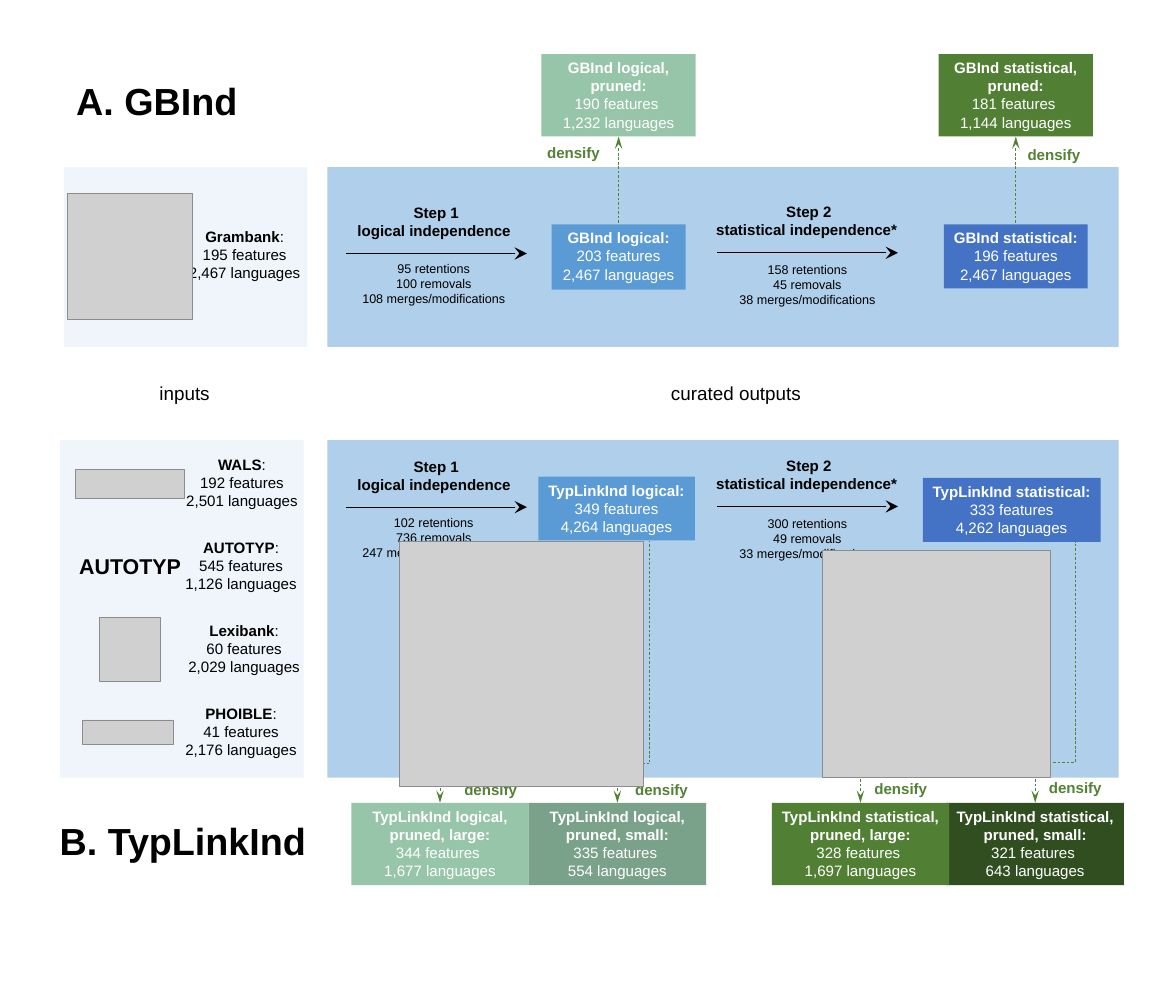
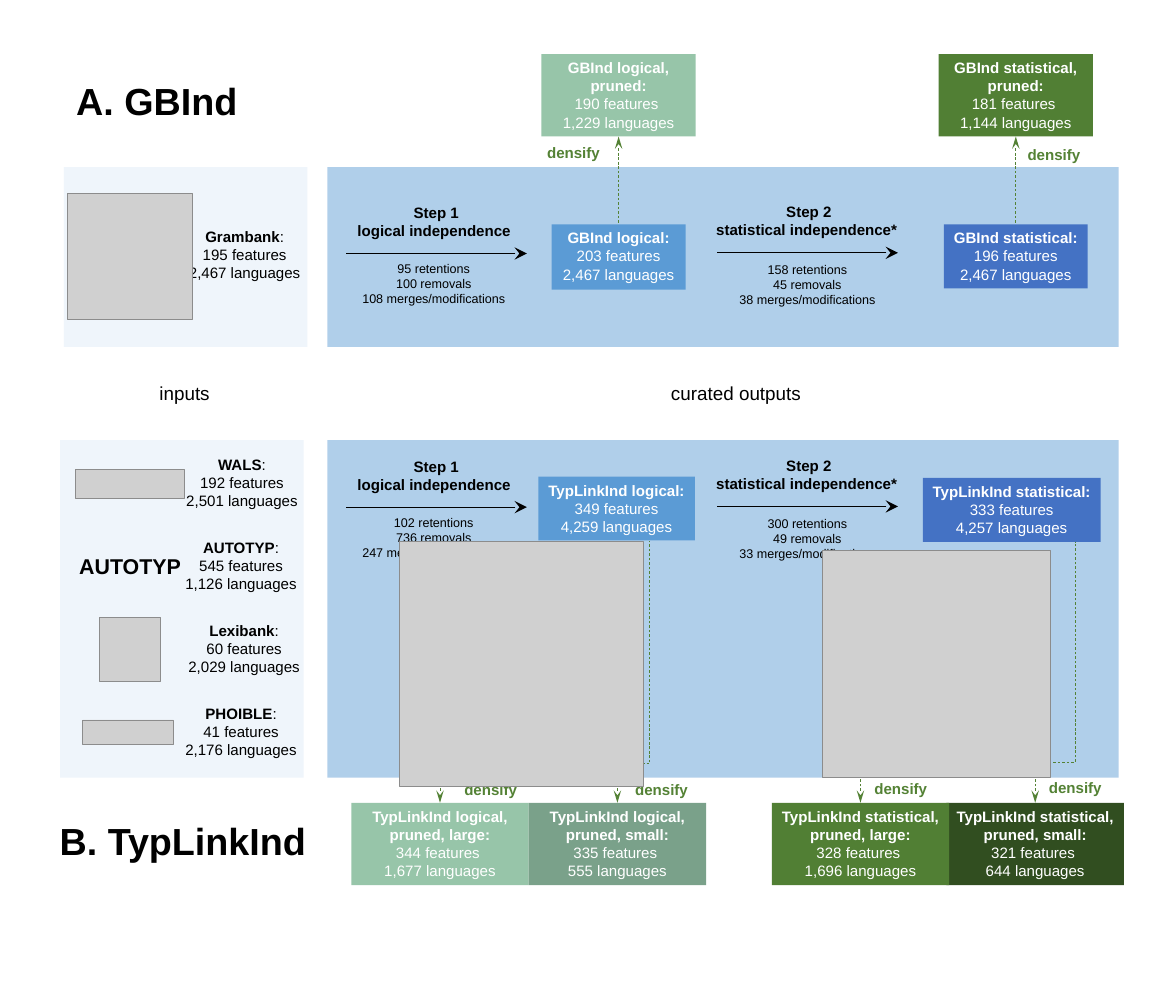
Before and after one commit to annagraff/crossling-curated, a slide deck: slide 1 of plots/Fig1 paper overview.pptx. Drawn at 1176x998 pixels with LibreOffice and Linux fonts; fonts in the diff are those of the drawing; grey boxes stand for pictures. Boxes give left, top, right and bottom in pixels: in the first picture for what was removed or moved away, otherwise in the second. Text is boxed around its words. In the diff, an @@ line names an element or a change of style, - is before the commit and + after.

```diff
--- a/plots/Fig1 paper overview.pptx
+++ b/plots/Fig1 paper overview.pptx
@@ text in rectangle at bbox=[563, 117, 675, 131]: text changed @@
-1,232 languages
+1,229 languages
@@ text in rectangle at bbox=[561, 521, 673, 535]: text changed @@
-4,264 languages
+4,259 languages
@@ text in rectangle at bbox=[956, 522, 1068, 536]: text changed @@
-4,262 languages
+4,257 languages
@@ text in rectangle at bbox=[568, 865, 667, 879]: text changed @@
-554 languages
+555 languages
@@ text in rectangle at bbox=[805, 865, 917, 879]: text changed @@
-1,697 languages
+1,696 languages
@@ text in rectangle at bbox=[986, 865, 1085, 879]: text changed @@
-643 languages
+644 languages
```
Also in this commit, not shown: 53 other files.
